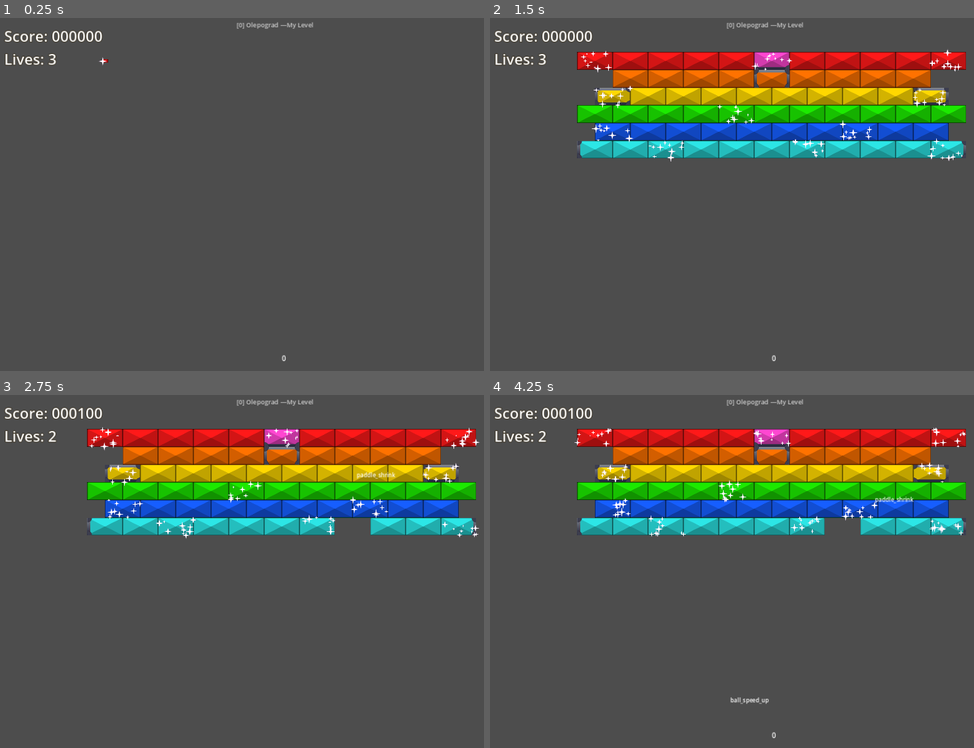
Above: before the commit, frames 1-4 (two rows, left to right).
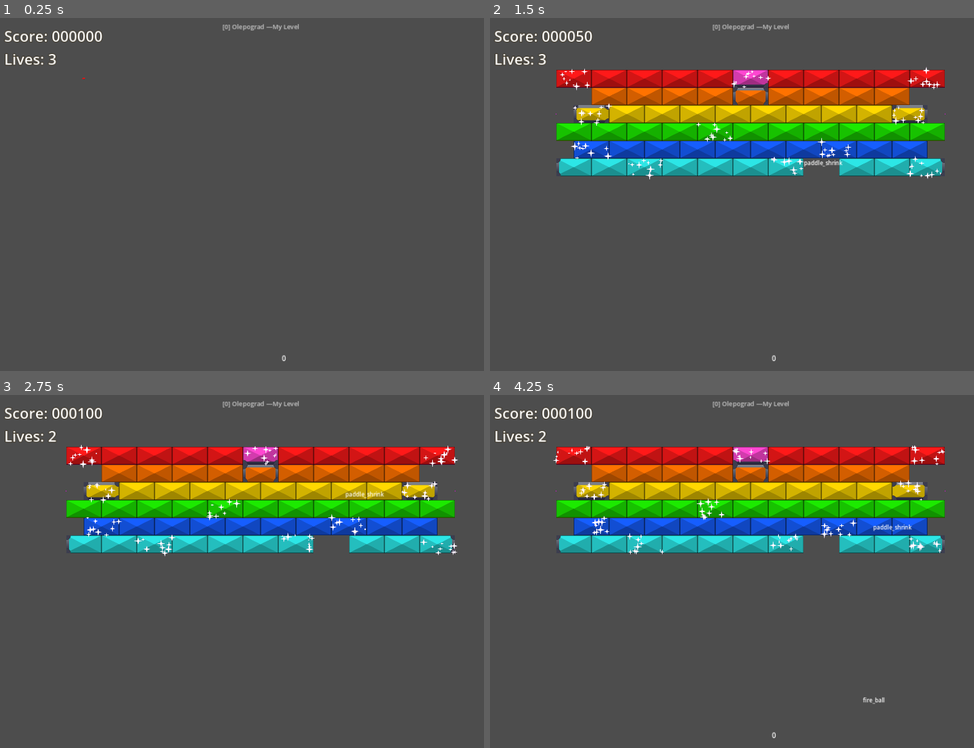
Above: after the commit, the same moments.

Repository: O-39889/brickout
Game: Godot game, scene res://scenes/main_level.tscn
Two runs of this game, one before a commit and one after it. Both use one fixed random seed, a clock stepped at 60 frames per second and the inputs below. The engine's default icon, where the game draws it, is replaced by a stand-in: a white triangle on a blue panel in a dark square.
Inputs (mouse positions are in pixels of both pictures, inside the frame that each line leads up to):
- Up to frame 1 (0.25 s): no input
- Up to frame 2 (1.5 s): move the mouse to (780, 190) at 0.52 s; click (780, 190) at 0.67 s; move the mouse to (722, 194) at 1.27 s; click (722, 194) at 1.42 s
- Up to frame 3 (2.75 s): move the mouse to (275, 564) at 2.02 s; click (275, 564) at 2.17 s
- Up to frame 4 (4.25 s): move the mouse to (741, 575) at 2.77 s; click (741, 575) at 2.92 s; move the mouse to (790, 575) at 3.52 s; click (790, 575) at 3.67 s; tap F2 (debug_2) at 4.15 s

The runs differ from the first frame. In frame 1, 0.2% of the frame differs, in the area x 17-65%, y 1-18%; in frame 2, 28%; in frame 3, 28%; in frame 4, 28%, in the area x 13-99%, y 1-88%.

Commit message:
Probably impelment timers for timed power-ups?
This looks, like, really badвЂ¦ Especially the one for switching away the acid state

Diff:
--- a/scenes/gui/level_regular.tscn
+++ b/scenes/gui/level_regular.tscn
@@ -10,9 +10,14 @@
 
 [node name="Regular" type="Control"]
 layout_mode = 3
-anchors_preset = 0
+anchors_preset = 15
+anchor_right = 1.0
+anchor_bottom = 1.0
+grow_horizontal = 2
+grow_vertical = 2
 
 [node name="Score" type="Label" parent="."]
+layout_mode = 0
 offset_left = 25.0
 offset_top = 25.0
 offset_right = 304.0
@@ -22,6 +27,7 @@
 metadata/_edit_lock_ = true
 
 [node name="Lives" type="Label" parent="."]
+layout_mode = 0
 offset_left = 25.0
 offset_top = 90.0
 offset_right = 173.0
@@ -36,16 +42,25 @@
 [node name="LevelAuthorName" type="Label" parent="."]
 modulate = Color(1, 1, 1, 0.705882)
 layout_mode = 1
-anchors_preset = 5
+anchors_preset = -1
 anchor_left = 0.5
 anchor_right = 0.5
-offset_left = 650.5
-offset_top = 10.0
-offset_right = 929.5
-offset_bottom = 36.0
+offset_top = 15.0
 grow_horizontal = 2
 text = "[1] Olepograd — My Level Name"
 label_settings = SubResource("LabelSettings_axbs4")
 horizontal_alignment = 1
 vertical_alignment = 1
 metadata/_edit_lock_ = true
+
+[node name="TimersEtc" type="VBoxContainer" parent="."]
+layout_mode = 1
+anchors_preset = -1
+anchor_left = 1.0
+anchor_right = 1.0
+offset_left = -20.0
+offset_top = 20.0
+offset_right = -20.0
+offset_bottom = 20.0
+grow_horizontal = 0
+theme_override_constants/separation = 6
--- /dev/null
+++ b/scenes/gui/timer_container.tscn
@@ -0,0 +1,24 @@
+[gd_scene load_steps=4 format=3 uid="uid://b3uo4llyu7xg1"]
+
+[ext_resource type="Texture2D" uid="uid://cffnlue8pxf6p" path="res://icon.svg" id="1_7b28w"]
+[ext_resource type="Script" path="res://scripts/timer_label.gd" id="1_fvvvv"]
+
+[sub_resource type="LabelSettings" id="LabelSettings_h56ac"]
+font_size = 28
+
+[node name="TimerContainer" type="HBoxContainer"]
+offset_right = 110.0
+offset_bottom = 50.0
+theme_override_constants/separation = 5
+script = ExtResource("1_fvvvv")
+
+[node name="Icon" type="TextureRect" parent="."]
+custom_minimum_size = Vector2(50, 50)
+layout_mode = 2
+texture = ExtResource("1_7b28w")
+expand_mode = 1
+
+[node name="Label" type="Label" parent="."]
+layout_mode = 2
+text = "0:00"
+label_settings = SubResource("LabelSettings_h56ac")
--- a/scenes/main_level.tscn
+++ b/scenes/main_level.tscn
@@ -22,288 +22,288 @@
 metadata/_edit_lock_ = true
 
 [node name="Brick" parent="BrickComponent" index="0" instance=ExtResource("4_xeb2x")]
-position = Vector2(810, 125)
+position = Vector2(750, 175)
 is_shimmering = true
 color = 7
 protected_sides = 4
 
 [node name="Brick2" parent="BrickComponent" index="1" instance=ExtResource("4_xeb2x")]
-position = Vector2(910, 125)
+position = Vector2(850, 175)
 color = 5
 
 [node name="Brick3" parent="BrickComponent" index="2" instance=ExtResource("4_xeb2x")]
-position = Vector2(710, 125)
+position = Vector2(650, 175)
 color = 5
 
 [node name="Brick4" parent="BrickComponent" index="3" instance=ExtResource("4_xeb2x")]
-position = Vector2(610, 125)
+position = Vector2(550, 175)
 color = 5
 
 [node name="Brick5" parent="BrickComponent" index="4" instance=ExtResource("4_xeb2x")]
-position = Vector2(1010, 125)
+position = Vector2(950, 175)
 color = 5
 
 [node name="Brick6" parent="BrickComponent" index="5" instance=ExtResource("4_xeb2x")]
-position = Vector2(960, 225)
+position = Vector2(900, 275)
 color = 3
 
 [node name="Brick7" parent="BrickComponent" index="6" instance=ExtResource("4_xeb2x")]
-position = Vector2(860, 225)
+position = Vector2(800, 275)
 color = 3
 
 [node name="Brick8" parent="BrickComponent" index="7" instance=ExtResource("4_xeb2x")]
-position = Vector2(760, 225)
+position = Vector2(700, 275)
 color = 3
 
 [node name="Brick9" parent="BrickComponent" index="8" instance=ExtResource("4_xeb2x")]
-position = Vector2(660, 225)
+position = Vector2(600, 275)
 color = 3
 
 [node name="Brick10" parent="BrickComponent" index="9" instance=ExtResource("4_xeb2x")]
-position = Vector2(560, 225)
+position = Vector2(500, 275)
 color = 3
 
 [node name="Brick11" parent="BrickComponent" index="10" instance=ExtResource("4_xeb2x")]
-position = Vector2(1060, 225)
+position = Vector2(1000, 275)
 color = 3
 
 [node name="Brick12" parent="BrickComponent" index="11" instance=ExtResource("4_xeb2x")]
-position = Vector2(1110, 125)
+position = Vector2(1050, 175)
 color = 5
 
 [node name="Brick13" parent="BrickComponent" index="12" instance=ExtResource("4_xeb2x")]
-position = Vector2(510, 125)
+position = Vector2(450, 175)
 color = 5
 
 [node name="Brick14" parent="BrickComponent" index="13" instance=ExtResource("4_xeb2x")]
-position = Vector2(510, 275)
+position = Vector2(450, 325)
 color = 2
 
 [node name="Brick15" parent="BrickComponent" index="14" instance=ExtResource("4_xeb2x")]
-position = Vector2(610, 275)
+position = Vector2(550, 325)
 color = 2
 
 [node name="Brick16" parent="BrickComponent" index="15" instance=ExtResource("4_xeb2x")]
-position = Vector2(710, 275)
+position = Vector2(650, 325)
 is_shimmering = true
 color = 2
 
 [node name="Brick17" parent="BrickComponent" index="16" instance=ExtResource("4_xeb2x")]
-position = Vector2(810, 275)
+position = Vector2(750, 325)
 color = 2
 
 [node name="Brick18" parent="BrickComponent" index="17" instance=ExtResource("4_xeb2x")]
-position = Vector2(910, 275)
+position = Vector2(850, 325)
 color = 2
 
 [node name="Brick19" parent="BrickComponent" index="18" instance=ExtResource("4_xeb2x")]
-position = Vector2(1010, 275)
+position = Vector2(950, 325)
 color = 2
 
 [node name="Brick20" parent="BrickComponent" index="19" instance=ExtResource("4_xeb2x")]
-position = Vector2(1110, 275)
+position = Vector2(1050, 325)
 color = 2
 
 [node name="Brick21" parent="BrickComponent" index="20" instance=ExtResource("4_xeb2x")]
-position = Vector2(1160, 225)
+position = Vector2(1100, 275)
 color = 3
 
 [node name="Brick22" parent="BrickComponent" index="21" instance=ExtResource("4_xeb2x")]
-position = Vector2(460, 225)
+position = Vector2(400, 275)
 color = 3
 
 [node name="Brick27" parent="BrickComponent" index="22" instance=ExtResource("4_xeb2x")]
-position = Vector2(960, 325)
+position = Vector2(900, 375)
 color = 1
 
 [node name="Brick28" parent="BrickComponent" index="23" instance=ExtResource("4_xeb2x")]
-position = Vector2(860, 325)
+position = Vector2(800, 375)
 color = 1
 
 [node name="Brick30" parent="BrickComponent" index="24" instance=ExtResource("4_xeb2x")]
-position = Vector2(660, 325)
+position = Vector2(600, 375)
 color = 1
 
 [node name="Brick47" parent="BrickComponent" index="25" instance=ExtResource("4_xeb2x")]
-position = Vector2(760, 325)
+position = Vector2(700, 375)
 color = 1
 
 [node name="Brick31" parent="BrickComponent" index="26" instance=ExtResource("4_xeb2x")]
-position = Vector2(560, 325)
+position = Vector2(500, 375)
 color = 1
 
 [node name="Brick32" parent="BrickComponent" index="27" instance=ExtResource("4_xeb2x")]
-position = Vector2(1060, 325)
+position = Vector2(1000, 375)
 is_shimmering = true
 color = 1
 
 [node name="Brick33" parent="BrickComponent" index="28" instance=ExtResource("4_xeb2x")]
-position = Vector2(1160, 325)
+position = Vector2(1100, 375)
 color = 1
 
 [node name="Brick34" parent="BrickComponent" index="29" instance=ExtResource("4_xeb2x")]
-position = Vector2(460, 325)
+position = Vector2(400, 375)
 color = 1
 
 [node name="Brick23" parent="BrickComponent" index="30" instance=ExtResource("4_xeb2x")]
-position = Vector2(410, 275)
+position = Vector2(350, 325)
 color = 2
 
 [node name="Brick63" parent="BrickComponent" index="31" instance=ExtResource("4_xeb2x")]
-position = Vector2(410, 125)
+position = Vector2(350, 175)
 color = 5
 
 [node name="Brick61" parent="BrickComponent" index="32" instance=ExtResource("4_xeb2x")]
-position = Vector2(310, 125)
+position = Vector2(250, 175)
 is_shimmering = true
 color = 5
 
 [node name="Brick62" parent="BrickComponent" index="33" instance=ExtResource("4_xeb2x")]
-position = Vector2(1310, 125)
+position = Vector2(1250, 175)
 is_shimmering = true
 color = 5
 
 [node name="Brick25" parent="BrickComponent" index="34" instance=ExtResource("4_xeb2x")]
-position = Vector2(1210, 125)
+position = Vector2(1150, 175)
 color = 5
 
 [node name="Brick35" parent="BrickComponent" index="35" instance=ExtResource("4_xeb2x")]
-position = Vector2(810, 175)
+position = Vector2(750, 225)
 color = 4
 protected_sides = 11
 
 [node name="Brick36" parent="BrickComponent" index="36" instance=ExtResource("4_xeb2x")]
-position = Vector2(910, 175)
+position = Vector2(850, 225)
 color = 4
 
 [node name="Brick37" parent="BrickComponent" index="37" instance=ExtResource("4_xeb2x")]
-position = Vector2(710, 175)
+position = Vector2(650, 225)
 color = 4
 
 [node name="Brick38" parent="BrickComponent" index="38" instance=ExtResource("4_xeb2x")]
-position = Vector2(610, 175)
+position = Vector2(550, 225)
 color = 4
 
 [node name="Brick39" parent="BrickComponent" index="39" instance=ExtResource("4_xeb2x")]
-position = Vector2(1010, 175)
+position = Vector2(950, 225)
 color = 4
 
 [node name="Brick40" parent="BrickComponent" index="40" instance=ExtResource("4_xeb2x")]
-position = Vector2(1110, 175)
+position = Vector2(1050, 225)
 color = 4
 
 [node name="Brick41" parent="BrickComponent" index="41" instance=ExtResource("4_xeb2x")]
-position = Vector2(510, 175)
+position = Vector2(450, 225)
 color = 4
 
 [node name="Brick42" parent="BrickComponent" index="42" instance=ExtResource("4_xeb2x")]
-position = Vector2(410, 175)
+position = Vector2(350, 225)
 color = 4
 
 [node name="Brick43" parent="BrickComponent" index="43" instance=ExtResource("4_xeb2x")]
-position = Vector2(1210, 175)
+position = Vector2(1150, 225)
 color = 4
 
 [node name="Brick26" parent="BrickComponent" index="44" instance=ExtResource("4_xeb2x")]
-position = Vector2(1210, 275)
+position = Vector2(1150, 325)
 color = 2
 
 [node name="Brick44" parent="BrickComponent" index="45" instance=ExtResource("4_xeb2x")]
-position = Vector2(510, 375)
+position = Vector2(450, 425)
 is_shimmering = true
 
 [node name="Brick45" parent="BrickComponent" index="46" instance=ExtResource("4_xeb2x")]
-position = Vector2(610, 375)
+position = Vector2(550, 425)
 
 [node name="Brick46" parent="BrickComponent" index="47" instance=ExtResource("4_xeb2x")]
-position = Vector2(710, 375)
+position = Vector2(650, 425)
 
 [node name="Brick64" parent="BrickComponent" index="48" instance=ExtResource("4_xeb2x")]
-position = Vector2(810, 375)
+position = Vector2(750, 425)
 
 [node name="Brick48" parent="BrickComponent" index="49" instance=ExtResource("4_xeb2x")]
-position = Vector2(910, 375)
+position = Vector2(850, 425)
 is_shimmering = true
 
 [node name="Brick49" parent="BrickComponent" index="50" instance=ExtResource("4_xeb2x")]
-position = Vector2(1010, 375)
+position = Vector2(950, 425)
 
 [node name="Brick50" parent="BrickComponent" index="51" instance=ExtResource("4_xeb2x")]
-position = Vector2(1110, 375)
+position = Vector2(1050, 425)
 
 [node name="Brick51" parent="BrickComponent" index="52" instance=ExtResource("4_xeb2x")]
-position = Vector2(410, 375)
+position = Vector2(350, 425)
 
 [node name="Brick55" parent="BrickComponent" index="53" instance=ExtResource("4_xeb2x")]
-position = Vector2(360, 225)
+position = Vector2(300, 275)
 is_shimmering = true
 color = 3
 protected_sides = 13
 
 [node name="Brick57" parent="BrickComponent" index="54" instance=ExtResource("4_xeb2x")]
-position = Vector2(360, 325)
+position = Vector2(300, 375)
 is_shimmering = true
 color = 1
 
 [node name="Brick58" parent="BrickComponent" index="55" instance=ExtResource("4_xeb2x")]
-position = Vector2(310, 275)
+position = Vector2(250, 325)
 color = 2
 
 [node name="Brick60" parent="BrickComponent" index="56" instance=ExtResource("4_xeb2x")]
-position = Vector2(310, 375)
+position = Vector2(250, 425)
 protected_sides = 8
 
 [node name="Brick52" parent="BrickComponent" index="57" instance=ExtResource("4_xeb2x")]
-position = Vector2(1210, 375)
+position = Vector2(1150, 425)
 
 [node name="Brick53" parent="BrickComponent" index="58" instance=ExtResource("4_xeb2x")]
-position = Vector2(1260, 225)
+position = Vector2(1200, 275)
 is_shimmering = true
 color = 3
 protected_sides = 7
 
 [node name="Brick54" parent="BrickComponent" index="59" instance=ExtResource("4_xeb2x")]
-position = Vector2(1310, 275)
+position = Vector2(1250, 325)
 color = 2
 
 [node name="Brick56" parent="BrickComponent" index="60" instance=ExtResource("4_xeb2x")]
-position = Vector2(1260, 325)
+position = Vector2(1200, 375)
 color = 1
 
 [node name="Brick59" parent="BrickComponent" index="61" instance=ExtResource("4_xeb2x")]
-position = Vector2(1310, 375)
+position = Vector2(1250, 425)
 is_shimmering = true
 protected_sides = 2
 
 [node name="SuperUnbreakableBrick" parent="BrickComponent" index="62" instance=ExtResource("6_xop2c")]
-position = Vector2(260, 325)
+position = Vector2(200, 375)
 
 [node name="SuperUnbreakableBrick2" parent="BrickComponent" index="63" instance=ExtResource("6_xop2c")]
-position = Vector2(1410, 125)
+position = Vector2(1350, 175)
 
 [node name="SuperUnbreakableBrick3" parent="BrickComponent" index="64" instance=ExtResource("6_xop2c")]
-position = Vector2(210, 275)
+position = Vector2(150, 325)
 
 [node name="SuperUnbreakableBrick4" parent="BrickComponent" index="65" instance=ExtResource("6_xop2c")]
-position = Vector2(260, 225)
+position = Vector2(200, 275)
 
 [node name="SuperUnbreakableBrick5" parent="BrickComponent" index="66" instance=ExtResource("6_xop2c")]
-position = Vector2(310, 175)
+position = Vector2(250, 225)
 
 [node name="SuperUnbreakableBrick8" parent="BrickComponent" index="67" instance=ExtResource("6_xop2c")]
-position = Vector2(1310, 175)
+position = Vector2(1250, 225)
 
 [node name="SuperUnbreakableBrick9" parent="BrickComponent" index="68" instance=ExtResource("6_xop2c")]
-position = Vector2(1360, 225)
+position = Vector2(1300, 275)
 
 [node name="SuperUnbreakableBrick10" parent="BrickComponent" index="69" instance=ExtResource("6_xop2c")]
-position = Vector2(1410, 275)
+position = Vector2(1350, 325)
 
 [node name="SuperUnbreakableBrick11" parent="BrickComponent" index="70" instance=ExtResource("6_xop2c")]
-position = Vector2(1360, 325)
+position = Vector2(1300, 375)
 
 [node name="SuperUnbreakableBrick12" parent="BrickComponent" index="71" instance=ExtResource("6_xop2c")]
-position = Vector2(210, 125)
+position = Vector2(150, 175)
 
 [node name="PowerupComponent" parent="." index="3" instance=ExtResource("4_5blil")]
 metadata/_edit_lock_ = true
@@ -312,5 +312,6 @@
 script = ExtResource("6_ip4hg")
 
 [node name="Regular" parent="GUI" index="0" instance=ExtResource("9_djsw5")]
+metadata/_edit_lock_ = true
 
 [editable path="BrickComponent"]
--- a/scripts/Ball.gd
+++ b/scripts/Ball.gd
@@ -83,6 +83,7 @@
 	get:
 		return state;
 	set(value):
+		var old_state = state;
 		state = value;
 		match value:
 			BallState.Normal:
@@ -91,6 +92,7 @@
 				collision_shape.debug_color.h = (20.0 / 360.0);
 			BallState.Acid:
 				collision_shape.debug_color.h = (100.0 / 360.0);
+		EventBus.ball_state_changed.emit(old_state, state);
 
 
 var last_direction : Vector2;
--- a/scripts/Level.gd
+++ b/scripts/Level.gd
@@ -110,6 +110,18 @@
 			add_child(ball);
 
 
+func activate_sticky_powerup():
+	pass
+
+
+func activate_acid_powerup():
+	pass
+
+
+func activate_freeze_powerup():
+	pass
+
+
 func finish():
 	cleared = true;
 	EventBus.level_cleared.emit();
--- a/scripts/Paddle.gd
+++ b/scripts/Paddle.gd
@@ -40,9 +40,9 @@
 	75.17411852982168,
 ];
 
-const STICKY_TIME: float = 15.0;
-const STICKY_TIME_MAX: float = 30.000000000000004;
-const FROZEN_TIME : float = 7.0;
+const STICKY_TIME: float = 20;
+const STICKY_TIME_MAX: float = 35;
+const FROZEN_TIME : float = 5.0;
 const PADDLE_HEIGHT : float = 40;
 const BALL_RELEASE_COOLDOWN_MAX : float = 0.15;
 const BALL_AUTO_RELEASE_INTERVAL : float = BALL_RELEASE_COOLDOWN_MAX * 2;
--- a/scripts/level_components/ball_component.gd
+++ b/scripts/level_components/ball_component.gd
@@ -31,6 +31,17 @@
 	EventBus.ball_collision.connect(handle_collision);
 	acid_timer.timeout.connect(_on_acid_timer_timeout);
 	EventBus.ball_lost.connect(_on_ball_lost);
+	EventBus.ball_state_changed.connect(func(old_state, new_state):
+		var acid_balls_found := false;
+		for ball : Ball in get_tree().get_nodes_in_group(&'balls'):
+			if ball.state == Ball.BallState.Acid:
+				acid_balls_found = true;
+				break;
+		if not acid_balls_found:
+			acid_timer.stop();
+			# this is a piece of bs
+			level.gui.remove_timer(Powerup.TimedPowerup.AcidBall);
+		pass)
 	EventBus.level_cleared.connect(func():
 		acid_timer.timeout.disconnect(_on_acid_timer_timeout);
 		for ball : Ball in get_tree().get_nodes_in_group(&'balls'):
--- a/scripts/level_components/powerup_component.gd
+++ b/scripts/level_components/powerup_component.gd
@@ -239,14 +239,14 @@
 			for b in get_tree().get_nodes_in_group(&'balls'):
 				level.clone_balls(b, 1);
 		&'sticky_paddle':
-			level.paddle.state = Paddle.PaddleState.Sticky;
+			level.activate_sticky_powerup();
 		&'barrier':
 			level.add_barrier();
 		&'fire_ball':
 			for b in get_tree().get_nodes_in_group(&'balls'):
 				b.state = Ball.BallState.Fire;
 		&'acid_ball':
-			level.ball_component.enable_acid();
+			level.activate_acid_powerup();
 			#for b in get_tree().get_nodes_in_group(&'balls'):
 				#b.state = Ball.BallState.Acid;
 			## probably move to somewhere else
@@ -302,7 +302,7 @@
 			for b in balls_arr:
 				level.murder_ball(b);
 		&'paddle_freeze':
-			level.paddle.state = Paddle.PaddleState.Frozen;
+			level.activate_freeze_powerup();
 	GameProgression.score += Powerup.POWERUP_LIST[powerup.id][&'points'];
 
 
--- a/scripts/level_gui.gd
+++ b/scripts/level_gui.gd
@@ -4,17 +4,26 @@
 
 const COUNTER_UPDATE_FREQUENCY = 0.016; # poka chto
 const COUNTER_CHANGE_PER_UPDATE = 10;
+const TIMER_THING_PACKED := preload('res://scenes/gui/timer_container.tscn');
 
 
 var level : MainLevel;
 var score_counter : float = 0.0;
 var score_countdown_active : bool = false;
 var clear_gui : LevelClearGUI;
+var timers : Dictionary = {
+	Powerup.TimedPowerup.StickyPaddle: null,
+	Powerup.TimedPowerup.AcidBall: null,
+	Powerup.TimedPowerup.GhostPaddle: null,
+	Powerup.TimedPowerup.PaddleFreeze: null,
+};
 
 @onready var old_lives : int = GameProgression.lives;
 
 @onready var score_label : Label = $Regular/Score;
 @onready var lives_label : Label = $Regular/Lives;
+@onready var timers_container : VBoxContainer = $Regular/TimersEtc;
+
 @onready var current_display_score : int = GameProgression.score:
 	get:
 		return current_display_score;
@@ -27,6 +36,7 @@
 func _ready():
 	EventBus.score_changed.connect(_on_score_changed);
 	EventBus.lives_changed.connect(_on_lives_changed);
+	EventBus.life_lost.connect(_on_life_lost);
 	set_lives_label();
 	set_score_label();
 
@@ -35,13 +45,13 @@
 	if clear_gui == null:
 		clear_gui = load('res://scenes/gui/level_clear.tscn').instantiate();
 		add_child(clear_gui);
-		var seconds_total = int(level.time_passed);
-		var seconds_show = seconds_total % 60;
-		var minutes_show = (seconds_total - seconds_show) / 60;
-		clear_gui.time_lbl.text = 'Time: %01d:%02d' % [minutes_show, seconds_show];
+		clear_gui.time_lbl.text = 'Time: ' + Globals.display_time(level.time_passed);
 		clear_gui.score_lbl.text = 'Score: %d' % level.points_earned;
 		clear_gui.next_btn.pressed.connect(next_level);
 		clear_gui.menu_btn.pressed.connect(main_menu);
+		for t in timers:
+			remove_timer(t);
+		timers.clear();
 
 
 func next_level():
@@ -50,6 +60,38 @@
 
 func main_menu():
 	pass
+
+
+func add_or_extend_timer(timer: Timer, what: Powerup.TimedPowerup):
+	if timers[what] == null:
+		timers[what] = TIMER_THING_PACKED.instantiate() as TimerContainer;
+		timers[what].assigned_powerup = what;
+		timers[what].bound_timer = timer;
+		timers[what].tree_exiting.connect(func():
+			timers[what] = null;)
+		#timers_container.add_child(timers[what]);
+		var children = timers_container.get_children();
+		if children.is_empty():
+			timers_container.add_child(timers[what]);
+		else:
+			timers_container.add_child(timers[what]);
+			# I think this is kinda genius lmao
+			timers_container.move_child(timers[what], mini(
+				timers_container.get_child_count(), what
+			));
+	else:
+		pass
+
+
+func remove_timer(what: Powerup.TimedPowerup):
+	if timers[what] != null:
+		timers[what].queue_free();
+		timers[what] = null;
+
+
+func clear_timers():
+	for t in timers:
+		remove_timer(t);
 
 
 func set_score_label():
@@ -93,3 +135,7 @@
 		target_display_score = GameProgression.score;
 		current_display_score = GameProgression.score;
 	old_lives = GameProgression.lives;
+
+
+func _on_life_lost():
+	clear_timers();
--- a/scripts/main_level.gd
+++ b/scripts/main_level.gd
@@ -88,6 +88,11 @@
 	create_paddle();
 
 
+func handle_powerup_activated(powerup: Powerup):
+	if powerup.type == &'sticky_paddle':
+		pass
+
+
 # TODO: take advantage of the new bool return types of add ball functions
 func clone_balls(b: Ball, n: int):
 	var angle_range : float = PI if b.stuck else TAU;
@@ -113,6 +118,31 @@
 	if paddle:
 		paddle.balls.erase(b);
 	b.queue_free();
+
+
+func activate_sticky_powerup():
+	if paddle:
+		paddle.state = Paddle.PaddleState.Sticky;
+		gui.add_or_extend_timer(paddle.sticky_timer,
+			Powerup.TimedPowerup.StickyPaddle);
+		gui.remove_timer(Powerup.TimedPowerup.PaddleFreeze);
+		gui.remove_timer(Powerup.TimedPowerup.GhostPaddle);
+
+
+func activate_acid_powerup():
+	if ball_component:
+		ball_component.enable_acid();
+		gui.add_or_extend_timer(ball_component.acid_timer,
+			Powerup.TimedPowerup.AcidBall);
+
+
+func activate_freeze_powerup():
+	if paddle:
+		paddle.state = Paddle.PaddleState.Frozen;
+		gui.add_or_extend_timer(paddle.frozen_timer,
+			Powerup.TimedPowerup.PaddleFreeze);
+		gui.remove_timer(Powerup.TimedPowerup.StickyPaddle);
+		gui.remove_timer(Powerup.TimedPowerup.GhostPaddle);
 
 
 func finish():
@@ -157,15 +187,13 @@
 			powerup_component._request_powerup('finish_level',
 				paddle.position - Vector2(0, 69));
 		if event.is_action_pressed("debug_2"):
-			powerup_component._request_powerup('ball_speed_up',
+			powerup_component._request_powerup('fire_ball',
 				paddle.position - Vector2(0, 69));
 		if event.is_action_pressed('debug_3'):
-			powerup_component._request_powerup('ball_slow_down',
+			powerup_component._request_powerup('acid_ball',
 				paddle.position - Vector2(0, 69));
 		if event.is_action_pressed('debug_4'):
+			powerup_component._request_powerup('paddle_freeze',
+				paddle.position - Vector2(0, 69));
+		if event.is_action_pressed('debug_5'):
 			Engine.time_scale = 1.0 if not is_equal_approx(Engine.time_scale, 1.0) else 0.02;
-		if event.is_action_pressed('debug_5'):
-			var ball := BALL_PACKED.instantiate() as Ball;
-			ball.position = Vector2(1590, 440);
-			ball_component.add_child(ball);
-			ball.launch(Vector2(-0.1, -1));
--- a/scripts/singletons/Globals.gd
+++ b/scripts/singletons/Globals.gd
@@ -26,3 +26,10 @@
 		t.start(set_val);
 	else:
 		t.start(minf(t.time_left + set_val, max_val));
+
+
+func display_time(seconds_total: float) -> String:
+	var seconds_rounded = int(seconds_total);
+	var seconds_show = seconds_rounded % 60;
+	var minutes_show = (seconds_rounded - seconds_show) / 60;
+	return '%01d:%02d' % [minutes_show, seconds_show];
--- a/scripts/singletons/event_bus.gd
+++ b/scripts/singletons/event_bus.gd
@@ -3,6 +3,7 @@
 
 signal ball_lost(ball: Ball);
 signal ball_target_speed_idx_changed;
+signal ball_state_changed(old_state: Ball.BallState, new_state: Ball.BallState);
 
 signal ball_collision(ball_1: Ball, ball_2: Ball);
 
@@ -22,3 +23,4 @@
 signal lives_changed;
 
 signal level_cleared;
+signal game_overed;
--- /dev/null
+++ b/scripts/timer_label.gd
@@ -0,0 +1,34 @@
+class_name TimerContainer extends HBoxContainer;
+
+
+var bound_timer : Timer;
+var assigned_powerup : Powerup.TimedPowerup;
+
+@onready var label : Label = $Label;
+@onready var icon : TextureRect = $Icon;
+
+
+func _ready():
+	assert(bound_timer);
+	assert(assigned_powerup != null);
+	bound_timer.tree_exiting.connect(func(): queue_free());
+	bound_timer.timeout.connect(func(): queue_free());
+	match assigned_powerup:
+		Powerup.TimedPowerup.StickyPaddle:
+			icon.modulate = Color.MAGENTA;
+		Powerup.TimedPowerup.AcidBall:
+			icon.modulate = Color.LIME;
+		Powerup.TimedPowerup.PaddleFreeze:
+			icon.modulate = Color.CYAN;
+		Powerup.TimedPowerup.GhostPaddle:
+			icon.modulate = Color.LIGHT_SLATE_GRAY;
+			icon.modulate.a = 0.3333;
+
+
+
+func _physics_process(delta):
+	if bound_timer != null:
+		# not exactly otoo helpful with my case of, like, stuff
+		#if bound_timer.is_stopped():
+			#queue_free();
+		label.text = Globals.display_time(bound_timer.time_left);
Binary file added: assets/Screenshot_20240806-065322.png
Not shown, added: assets/Screenshot_20240806-065322.png.import
